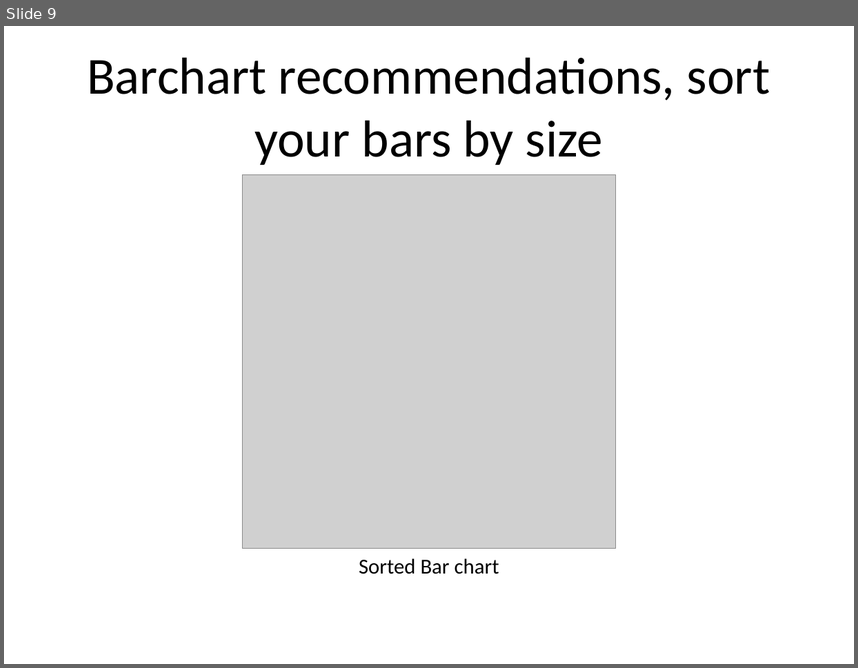
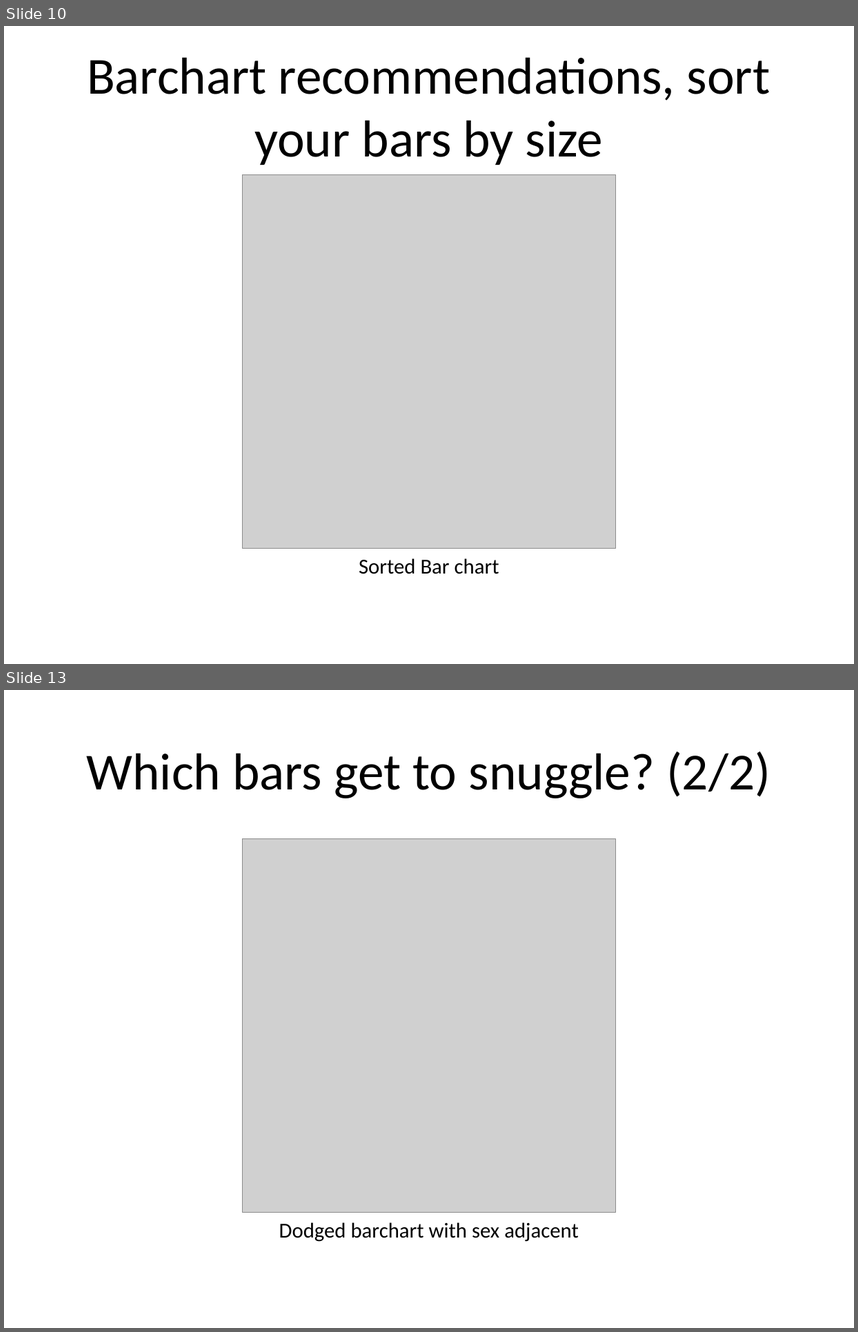
Before and after one commit to pmean/data-visualization, a slide deck: data-viz-02/component/recommendations-barcharts.pptx. Shown one above the other, each under a label of ours: slide 9 before the commit, slides 10 and 13 after it; the slides between them are not shown. The pictures are 858x668 and 858x1332 pixels, drawn with LibreOffice and Linux fonts; fonts in the diff are those of the drawing; grey boxes stand for pictures. Boxes give left, top, right and bottom in pixels: in the first picture for what was removed or moved away, otherwise in the second. Text is boxed around its words. In the diff, an @@ line names an element or a change of style, - is before the commit and + after.

Commit message:
Work on barchart recommendations in data-viz-02

```diff
--- a/data-viz-02/component/recommendations-barcharts.pptx
+++ b/data-viz-02/component/recommendations-barcharts.pptx
@@ slide 13 added at (4, 690, 854, 1328), background #FFFFFF @@
@@ title added at (86, 751, 771, 798), 44 pt, text #000000 @@
+Which bars get to snuggle? (2/2)
@@ picture added at (243, 839, 616, 1212) @@
@@ text added at (279, 1222, 579, 1241), 18 pt, text #000000 @@
+Dodged barchart with sex adjacent
@@ what was slide 9 is now slide 10 @@
```
Also in this commit, not shown: 6 other slides added, 22 other files.
